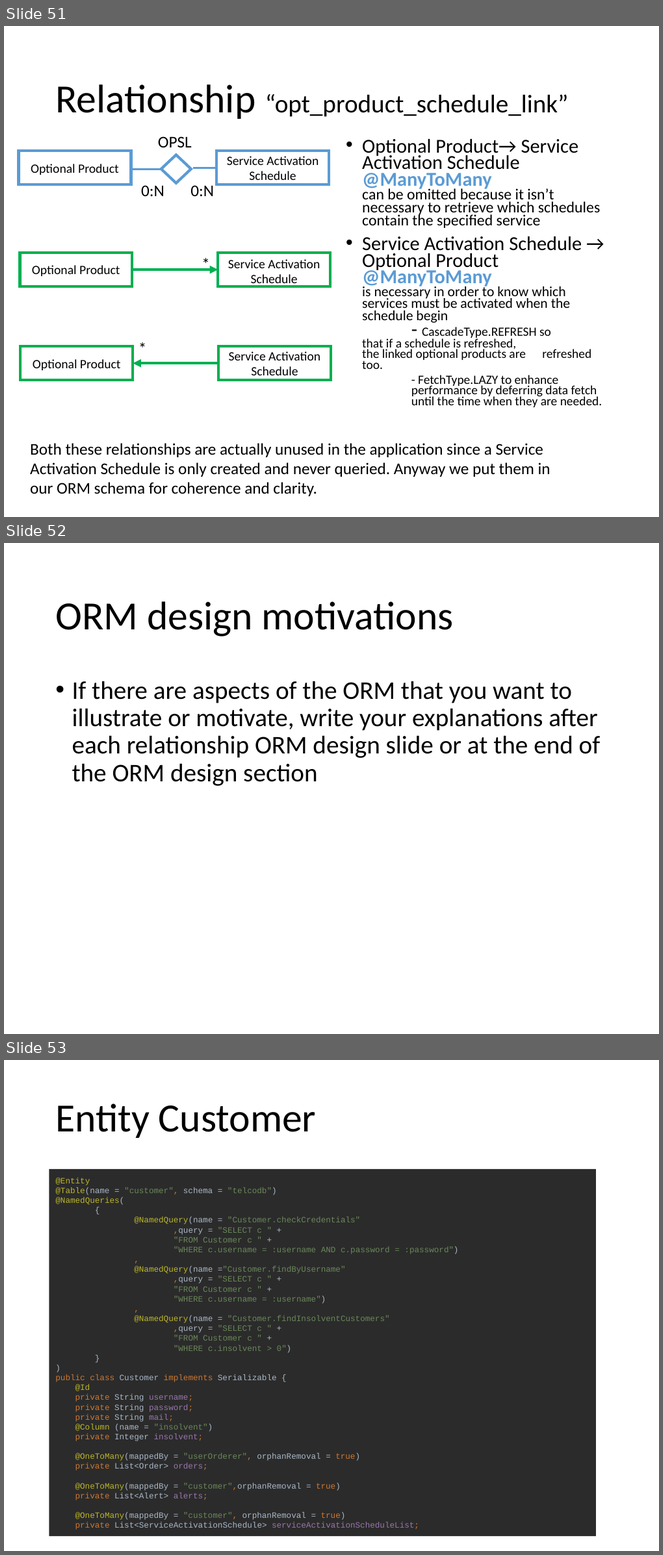
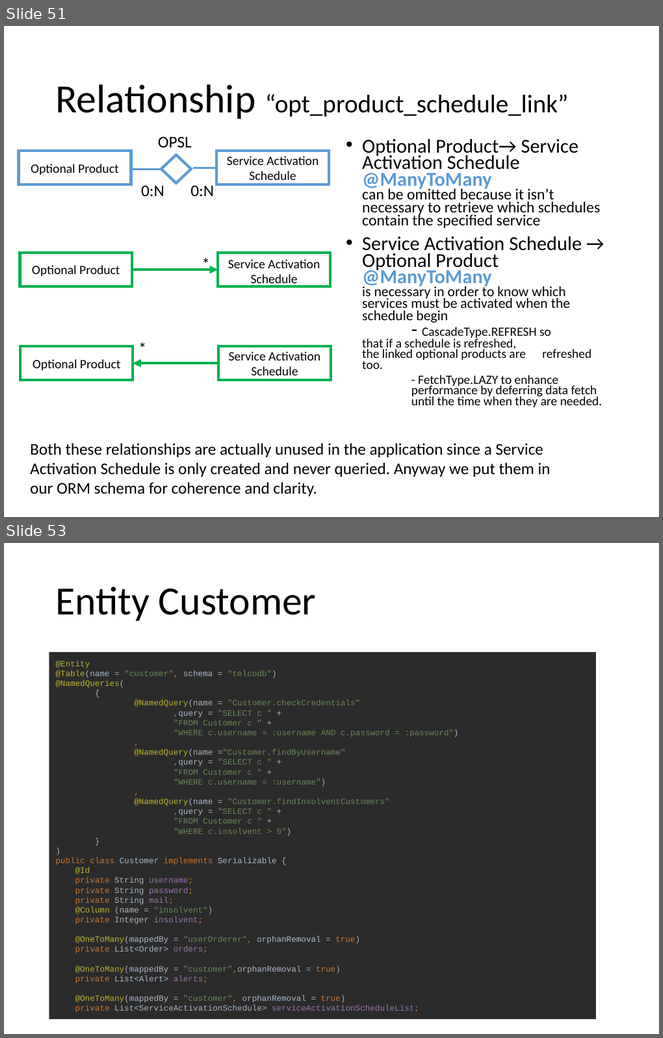
Before and after one commit to andrearestelli/db2-project, a slide deck: docs/documentation.pptx. Shown one above the other, each under a label of ours: slides 51, 52 and 53 before the commit, slides 51 and 53 after it; the slides between them are not shown. The pictures are 663x1555 and 663x1038 pixels, drawn with LibreOffice and Linux fonts; fonts in the diff are those of the drawing. Boxes give left, top, right and bottom in pixels: in the first picture for what was removed or moved away, otherwise in the second. Text is boxed around its words. In the diff, an @@ line names an element or a change of style, - is before the commit and + after.

```diff
--- a/docs/documentation.pptx
+++ b/docs/documentation.pptx
@@ slide 52 removed at [4, 543, 659, 1034], background #FFFFFF @@
@@ title removed at [55, 601, 454, 637] @@
-ORM design motivations
@@ text removed at [72, 681, 601, 786] @@
-• If there are aspects of the ORM that you want to illustrate or motivate, write your explanations after each relationship ORM design slide or at the end of the ORM design section
```
Also in this commit, not shown: 3 slides changed, 10 slides added, 3 other slides removed.
